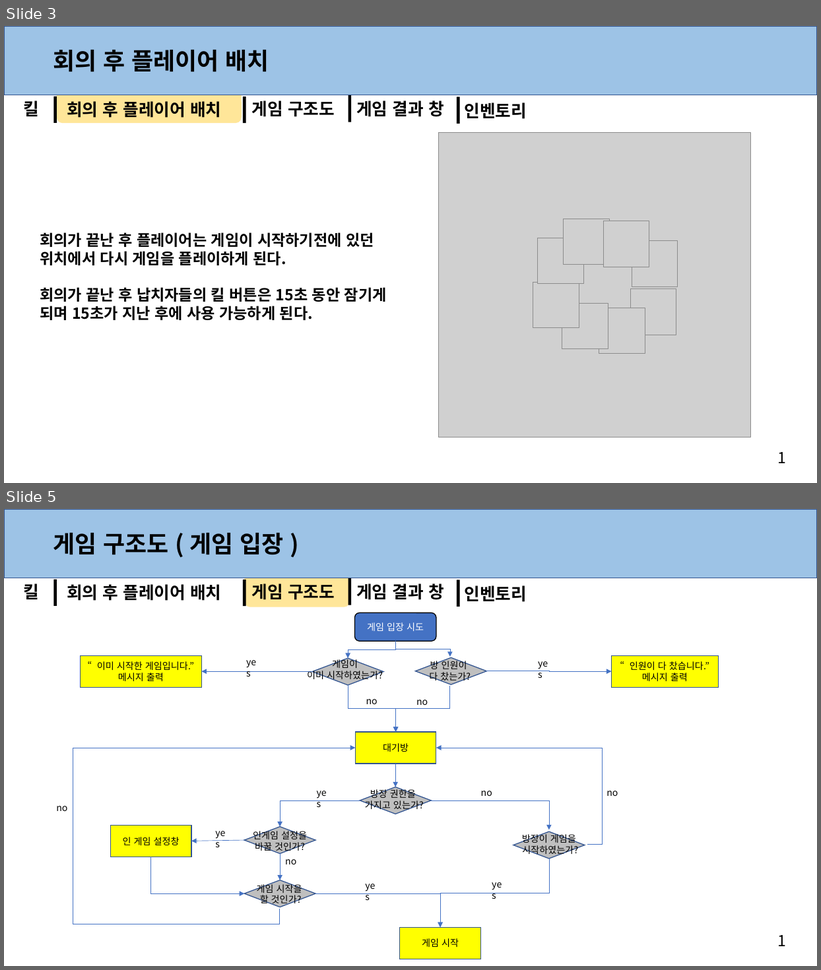
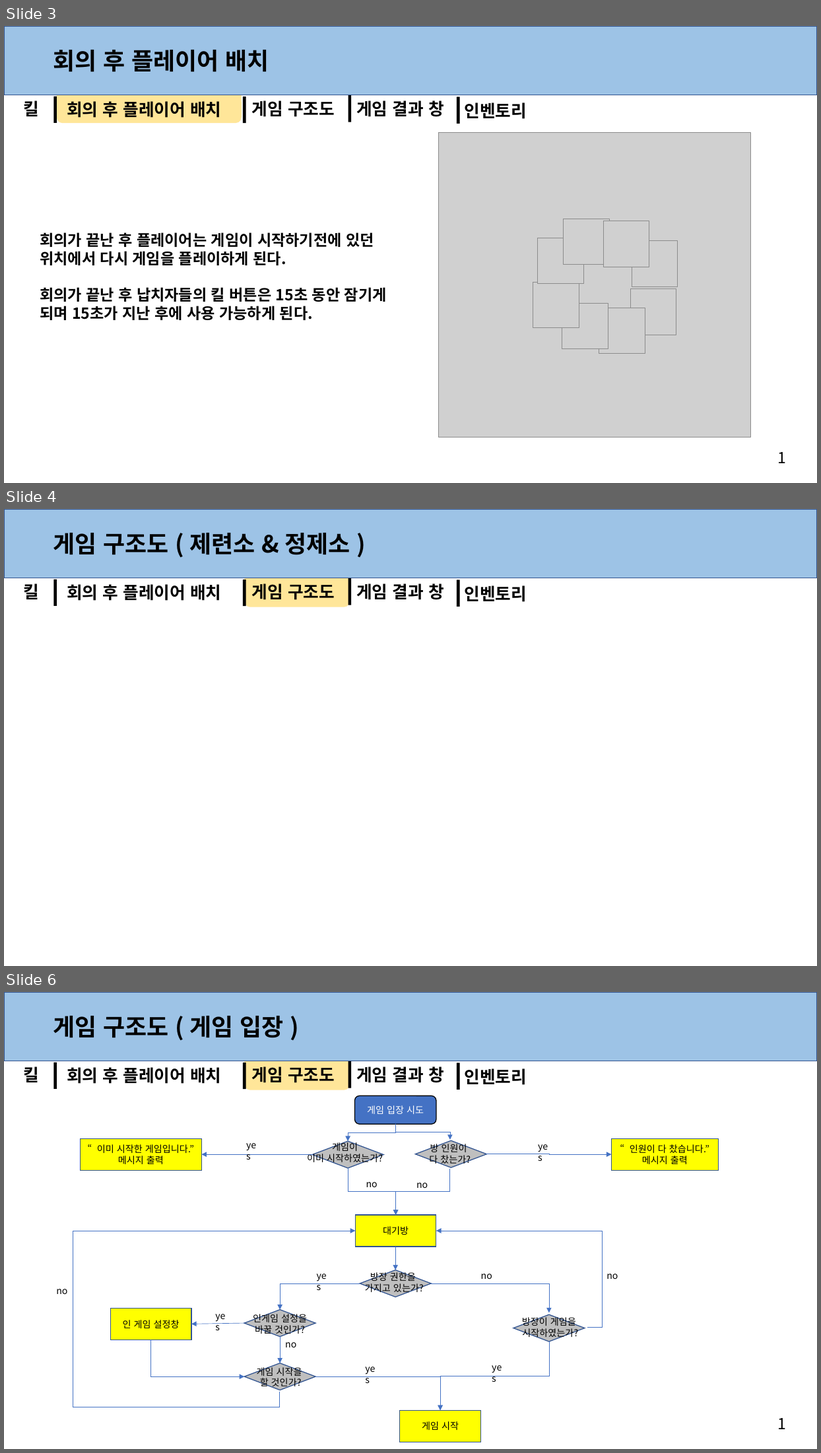
Before and after one commit to anglik0370/EscapeIsland, a slide deck: Document/시스템/시스템.pptx. Shown one above the other, each under a label of ours: slides 3 and 5 before the commit, slides 3, 4 and 6 after it; the slides between them are not shown. The pictures are 821x970 and 821x1453 pixels, drawn with LibreOffice and Linux fonts; fonts in the diff are those of the drawing; grey boxes stand for pictures. Boxes give left, top, right and bottom in pixels: in the first picture for what was removed or moved away, otherwise in the second. Text is boxed around its words. In the diff, an @@ line names an element or a change of style, - is before the commit and + after.

```diff
--- a/Document/시스템/시스템.pptx
+++ b/Document/시스템/시스템.pptx
@@ slide 4 added at [4,509,817,966], background #FFFFFF; not listed: 1 template element that a slide beside it also shows @@
@@ rectangle added at [4,509,817,578], fill #9DC3E6, outline #325491 1 pt @@
@@ text added at [53,533,350,555], 28 pt, text #000000, bold @@
+게임 구조도 ( 제련소 & 정제소 )
@@ text added at [24,584,40,599], 20 pt, text #000000, bold @@
+킬
@@ rectangle added at [54,579,57,606], fill #000000 @@
@@ text added at [67,584,221,601], 20 pt, text #000000, bold @@
+회의 후 플레이어 배치
@@ rectangle added at [243,580,246,607], fill #000000 @@
@@ rounded rectangle added at [244,572,350,607], fill #FFE699 @@
@@ text added at [252,584,335,600], 20 pt, text #000000, bold @@
+게임 구조도
@@ rectangle added at [348,578,351,605], fill #000000 @@
@@ text added at [356,584,444,600], 20 pt, text #000000, bold @@
+게임 결과 창
@@ rectangle added at [457,580,459,607], fill #000000 @@
@@ text added at [465,586,527,602], 20 pt, text #000000, bold @@
+인벤토리
@@ what was slide 5 is now slide 6 @@
```
Also in this commit, not shown: 1 slide changed.
